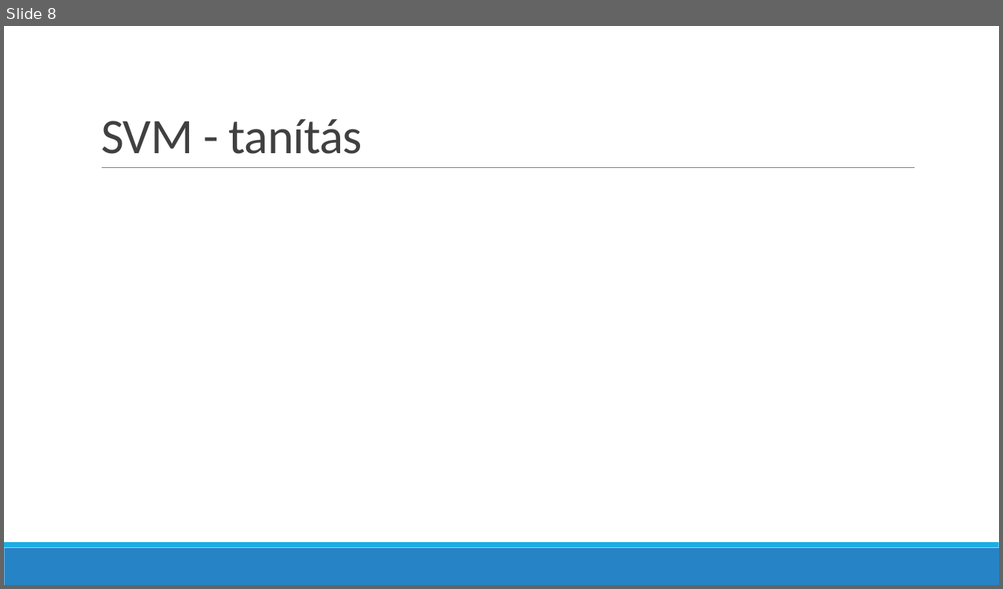
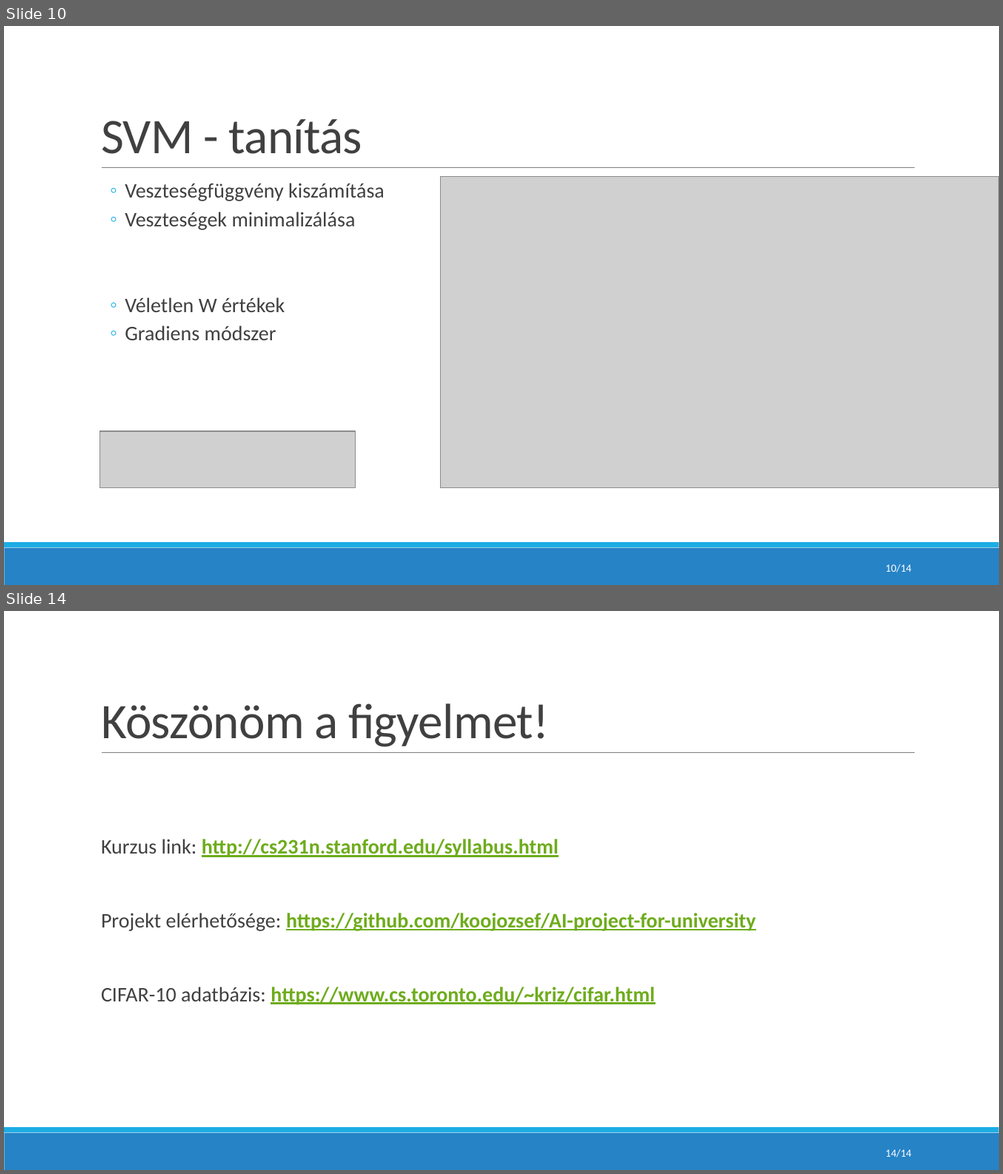
Before and after one commit to koojozsef/AI-project-for-university, a slide deck: doc/Presentation.pptx. Shown one above the other, each under a label of ours: slide 8 before the commit, slides 10 and 14 after it; the slides between them are not shown. The pictures are 1003x589 and 1003x1174 pixels, drawn with LibreOffice and Linux fonts; fonts in the diff are those of the drawing; grey boxes stand for pictures. Boxes give left, top, right and bottom in pixels: in the first picture for what was removed or moved away, otherwise in the second. Text is boxed around its words. In the diff, an @@ line names an element or a change of style, - is before the commit and + after.

```diff
--- a/doc/Presentation.pptx
+++ b/doc/Presentation.pptx
@@ slide 14 added at [4, 611, 999, 1170], background #FFFFFF; not listed: 3 template elements that a slide beside it also shows @@
@@ title added at [101, 703, 549, 747], 48 pt, text #404040 @@
+Köszönöm a figyelmet!
@@ text added at [101, 839, 756, 1005], 20 pt, text #6EAC1C, bold, underline @@
+  Kurzus link: http://cs231n.stanford.edu/syllabus.html
+  Projekt elérhetősége: https://github.com/koojozsef/AI-project-for-university
+  CIFAR-10 adatbázis: https://www.cs.toronto.edu/~kriz/cifar.html
@@ page number added at [885, 1150, 911, 1158], 10.5 pt, text #FFFFFF @@
+14/14
@@ what was slide 8 is now slide 10 @@
@@ slide 10 changed as well @@
@@ picture added at [440, 177, 999, 488] @@
@@ text added at [125, 183, 384, 340], 20 pt, text #404040 @@
+  ◦ Veszteségfüggvény kiszámítása
+  ◦ Veszteségek minimalizálása
+  ◦ Véletlen W értékek
+  ◦ Gradiens módszer
@@ picture added at [99, 432, 356, 488] @@
@@ page number added at [885, 565, 911, 573], 10.5 pt, text #FFFFFF @@
+10/14
```
Also in this commit, not shown: 7 other slides changed, 5 other slides added, 2 slides removed, 2 other files.
